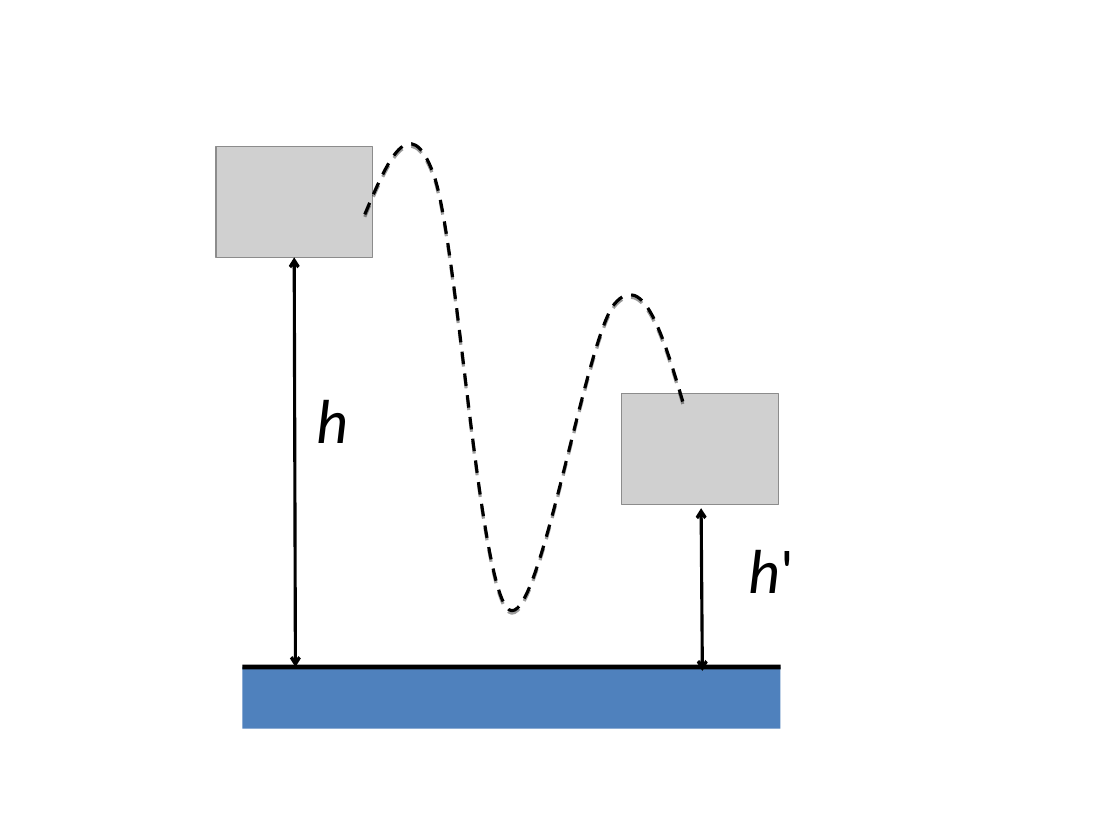
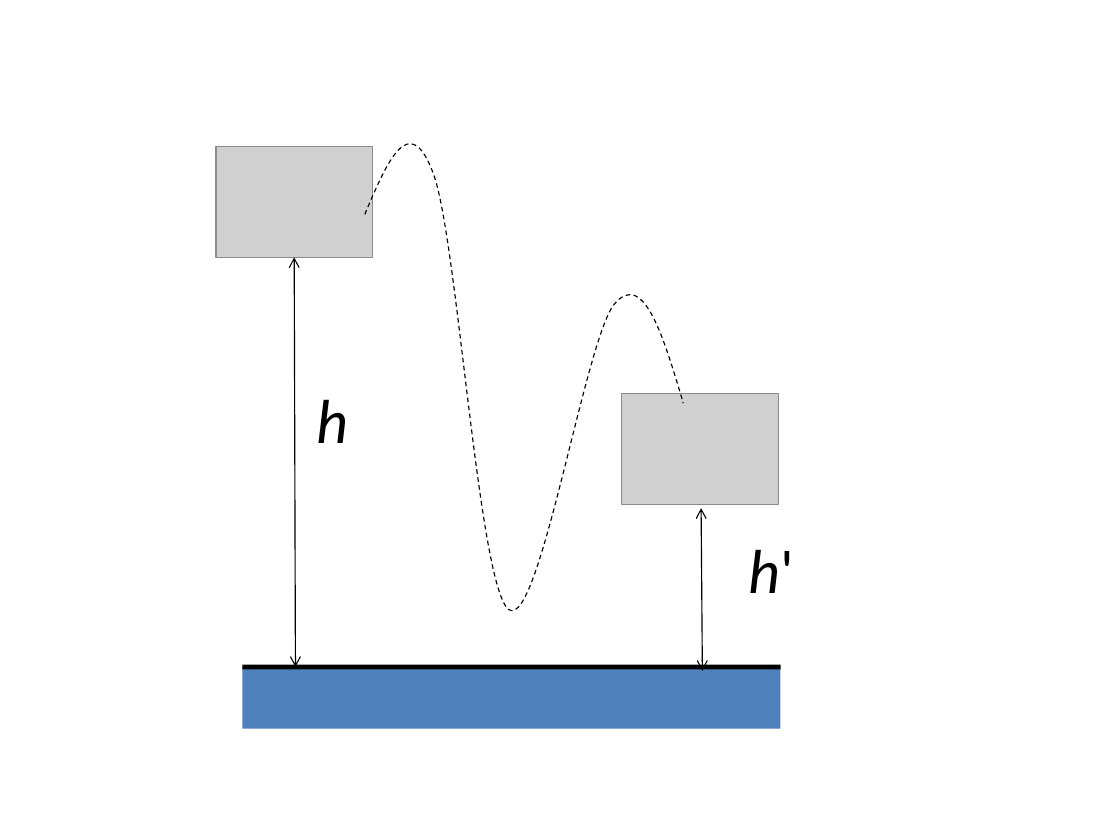
Before and after one commit to liuxinyu95/AlgoXY, a slide deck: slide 1 of datastruct/heap/other-heaps/img/potential-energy.ppt. Drawn at 1120x840 pixels with LibreOffice and Linux fonts; fonts in the diff are those of the drawing; grey boxes stand for pictures. Boxes give left, top, right and bottom in pixels: in the first picture for what was removed or moved away, otherwise in the second. Text is boxed around its words. In the diff, an @@ line names an element or a change of style, - is before the commit and + after.

```diff
--- a/datastruct/heap/other-heaps/img/potential-energy.ppt
+++ b/datastruct/heap/other-heaps/img/potential-energy.ppt
@@ freeform shape at (x1=365, y1=109, x2=683, y2=632): outline #000000 2.01 pt dashed to #000000 0.74 pt dashed; shadow off @@
@@ double arrow (295, 258) - (296, 668): stroke #000000 2.01 pt to #000000 0.74 pt @@
@@ double arrow (701, 508) - (702, 671): stroke #000000 2.01 pt to #000000 0.74 pt @@
```
Also in this commit, not shown: 2 other files.
